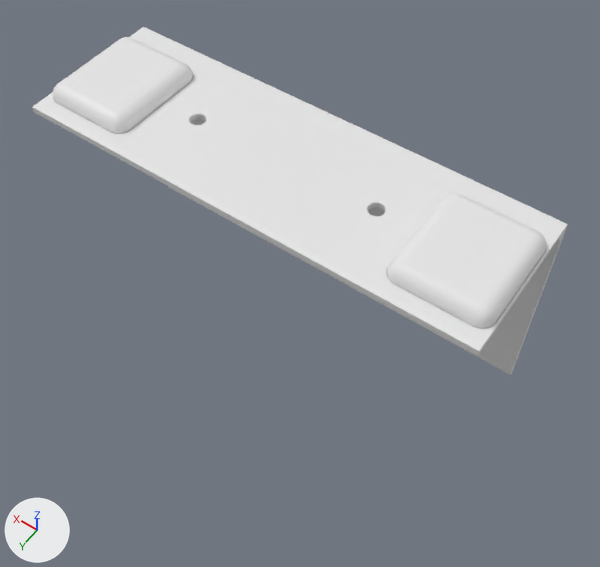
Two versions of the Blender file 3D/Chess_clock.blend, one commit apart.
The view is the same before and after, from a 50 mm camera at (-0.1035, 0.1272, 0.2022) aimed at (-0.0114, -0.0017, -0.0003). Every picture has the same lights, and +X, +Y and +Z are marked at lower left.

Names of what the first picture shows: 'Back_box', 'Player_button_right'.
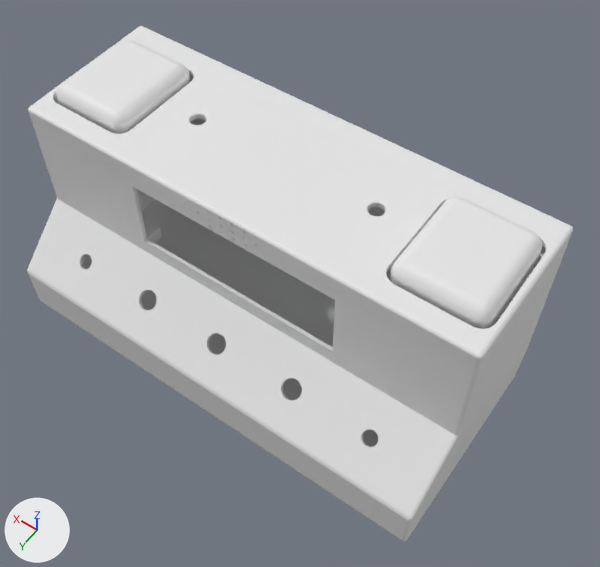
Boxes [x1, y1, x2, y2] around the edits, measured in the pictures (600 x 567 px):
'Front_box', shown
    after: [27, 26, 573, 541]

The edits, one by one:
Object 'Front_box' (ob_front_box) is now shown.
